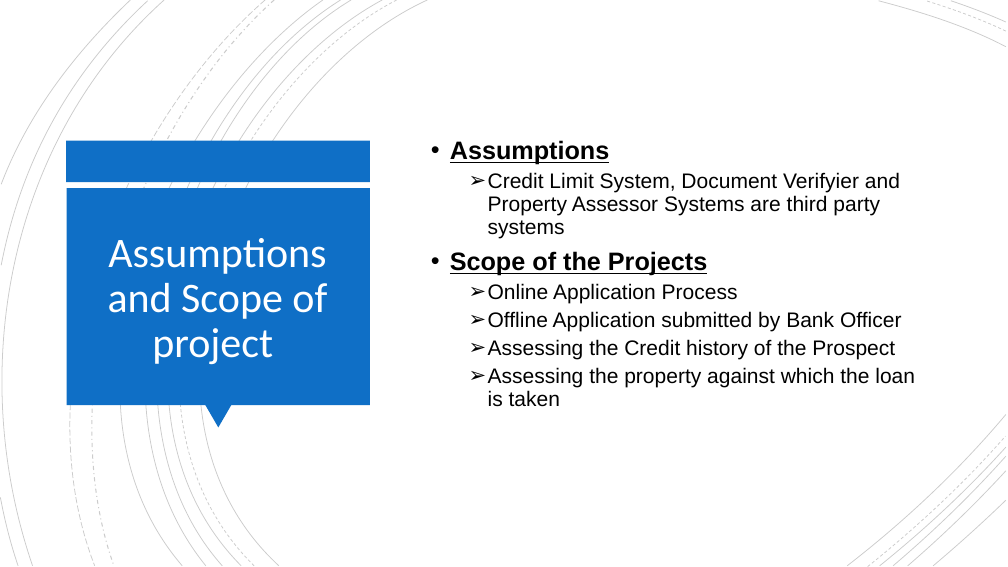
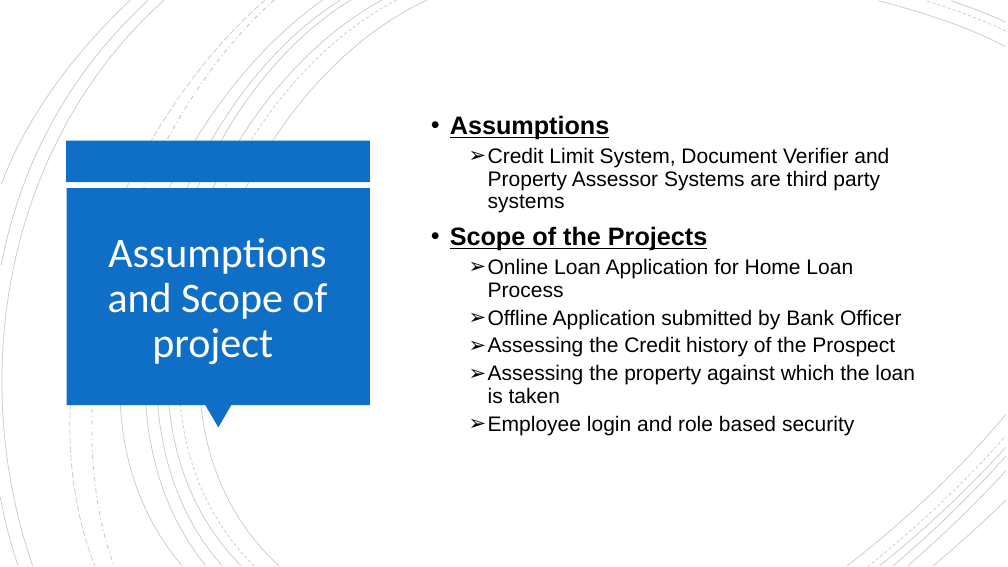
Before and after one commit to NehaDawda/Final_Project, a slide deck: slide 13 of Diagrams/JP-Project-Group3_Loan_Management_System_PPT_Final_Updated.pptx (slide 12 before the commit). Drawn at 1008x567 pixels with LibreOffice and Linux fonts; fonts in the diff are those of the drawing. Boxes give left, top, right and bottom in pixels: in the first picture for what was removed or moved away, otherwise in the second. Text is boxed around its words. In the diff, an @@ line names an element or a change of style, - is before the commit and + after.

```diff
--- a/Diagrams/JP-Project-Group3_Loan_Management_System_PPT_Final_Updated.pptx
+++ b/Diagrams/JP-Project-Group3_Loan_Management_System_PPT_Final_Updated.pptx
@@ text at <box>488,147,889,213</box>: text changed @@
-  ➢ Credit Limit System, Document Verifyier and Property Assessor Systems are third party systems
+  ➢ Credit Limit System, Document Verifier and Property Assessor Systems are third party systems
@@ text at <box>488,258,853,298</box>: text changed @@
-  ➢ Online Application Process
+  ➢ Online Loan Application for Home Loan Process
@@ text at <box>488,415,854,435</box>: paragraph added @@
+  ➢ Employee login and role based security
```
Also in this commit, not shown: 7 other slides changed, 2 slides added, 2 slides removed.
